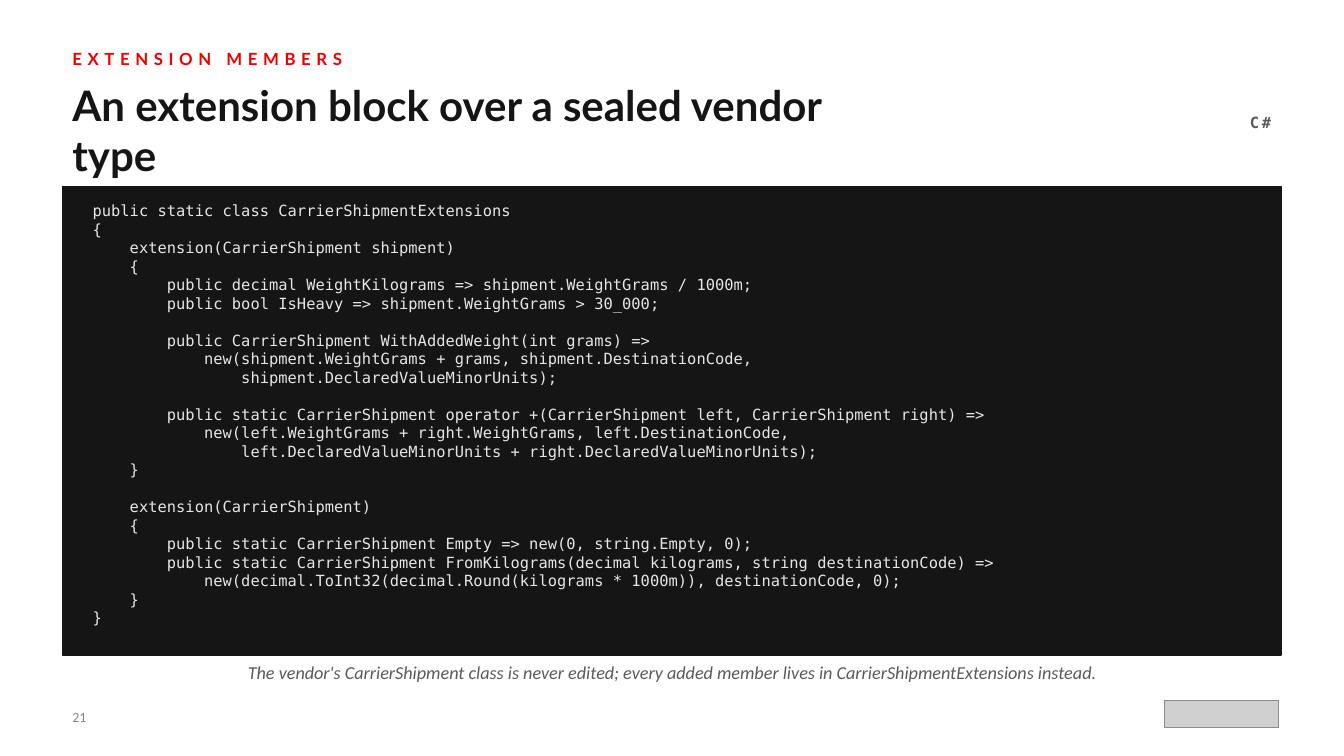
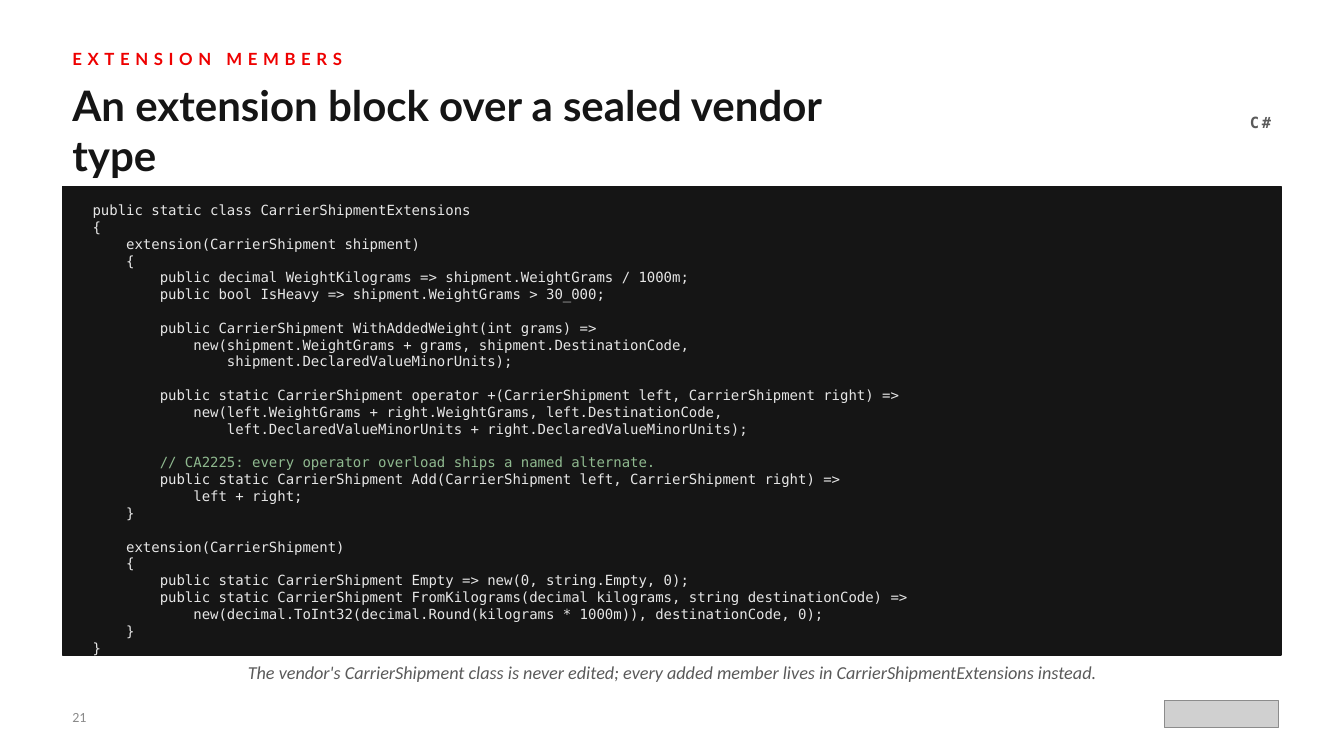
Before and after one commit to patterncatalyst/csharp-design-patterns, a slide deck: slide 21 of presentation/csharp-design-patterns-201-idiomatic-csharp.pptx. Drawn at 1344x756 pixels with LibreOffice and Linux fonts; fonts in the diff are those of the drawing; grey boxes stand for pictures. Boxes give left, top, right and bottom in pixels: in the first picture for what was removed or moved away, otherwise in the second. Text is boxed around its words. In the diff, an @@ line names an element or a change of style, - is before the commit and + after.

Commit message:
fix(r29): deck retro — 101 editorializing kickers removed, 201 CA2225 Add alternate shown in code + flourish title fixed

```diff
--- a/presentation/csharp-design-patterns-201-idiomatic-csharp.pptx
+++ b/presentation/csharp-design-patterns-201-idiomatic-csharp.pptx
@@ text at [93, 204, 882, 622]: text changed; size 11 to 10 pt @@
-public static class CarrierShipmentExtensions
-{
-extension(CarrierShipment shipment)
-{
-public decimal WeightKilograms => shipment.WeightGrams / 1000m;
-public bool IsHeavy => shipment.WeightGrams > 30_000;
-public CarrierShipment WithAddedWeight(int grams) =>
-new(shipment.WeightGrams + grams, shipment.DestinationCode,
-shipment.DeclaredValueMinorUnits);
-public static CarrierShipment operator +(CarrierShipment left, CarrierShipment right) =>
-new(left.WeightGrams + right.WeightGrams, left.DestinationCode,
-left.DeclaredValueMinorUnits + right.DeclaredValueMinorUnits);
-}
-extension(CarrierShipment)
-{
-public static CarrierShipment Empty => new(0, string.Empty, 0);
-public static CarrierShipment FromKilograms(decimal kilograms, string destinationCode) =>
-new(decimal.ToInt32(decimal.Round(kilograms * 1000m)), destinationCode, 0);
-}
-}
+public static class CarrierShipmentExtensions
+{
+extension(CarrierShipment shipment)
+{
+public decimal WeightKilograms => shipment.WeightGrams / 1000m;
+public bool IsHeavy => shipment.WeightGrams > 30_000;
+public CarrierShipment WithAddedWeight(int grams) =>
+new(shipment.WeightGrams + grams, shipment.DestinationCode,
+shipment.DeclaredValueMinorUnits);
+public static CarrierShipment operator +(CarrierShipment left, CarrierShipment right) =>
+new(left.WeightGrams + right.WeightGrams, left.DestinationCode,
+left.DeclaredValueMinorUnits + right.DeclaredValueMinorUnits);
+// CA2225: every operator overload ships a named alternate.
+public static CarrierShipment Add(CarrierShipment left, CarrierShipment right) =>
+left + right;
+}
+extension(CarrierShipment)
+{
+public static CarrierShipment Empty => new(0, string.Empty, 0);
+public static CarrierShipment FromKilograms(decimal kilograms, string destinationCode) =>
+new(decimal.ToInt32(decimal.Round(kilograms * 1000m)), destinationCode, 0);
+}
+}
```
Also in this commit, not shown: 1 other slide changed, 3 other files.
